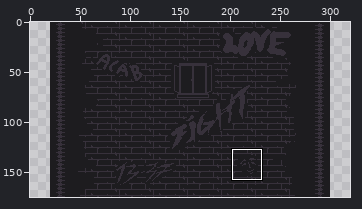
Pixel-art file: assets/img/world/bg.aseprite. Above, an overview of the earlier version with the close-up marked.
Close-up. Before the commit:
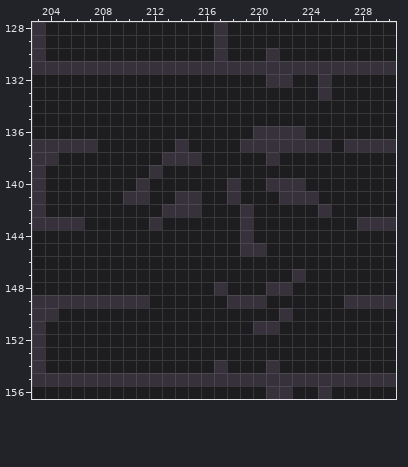
280x175 pixels, 1 frame. Shown: x 203..230, y 128..156. The old version is drawn lined up with the new one, on the new canvas. The commit also changed other parts of the picture, which this record leaves out.
Now the later version:
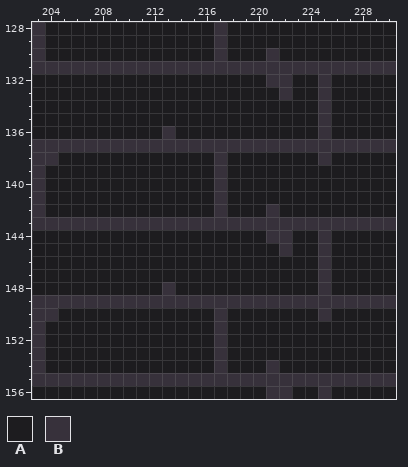
Palette (. is transparent): A #1d1c1f  B #37313b
Change:
canvas 280x175 -> 320x175, the old top-left corner now at 20,0
The edit turns colour B into colour A in row 136 at x 220 to 223; in row 138 at x 213 to 215 and 221; in row 139 at x 212; in row 140 at x 211, 218 and 221 to 223; in row 141 at x 210 to 211, 214 to 215, 218 and 222 to 224; in row 142 at x 213 to 215, 219 and 225.
The edit turns colour B into colour A in row 144 at x 219; in row 145 at x 219 to 220; in row 147 at x 223; in row 148 at x 217 and 221 to 222; in row 150 at x 222; in row 151 at x 220 to 221.
The edit turns colour A into colour B in row 133 at x 222; in rows 134 to 135 at x 225; in row 136 at x 213 and 225; in row 137 at x 208 to 213, 215 to 218 and 226; in row 138 at x 217 and 225; in rows 139 to 141 at x 217.
The edit turns colour A into colour B in row 142 at x 217 and 221; in row 143 at x 207 to 211, 213 to 218 and 220 to 227; in row 144 at x 221 to 222 and 225; in row 145 at x 222 and 225; in rows 146 to 147 at x 225; in row 148 at x 213 and 225.
The edit turns colour A into colour B in row 149 at x 212 to 217 and 221 to 226; in row 150 at x 217 and 225; in rows 151 to 153 at x 217.
Boxes around the changes in both close-ups, in picture pixels (x1, y1, x2, y2):
changed: (84, 87, 357, 360)
